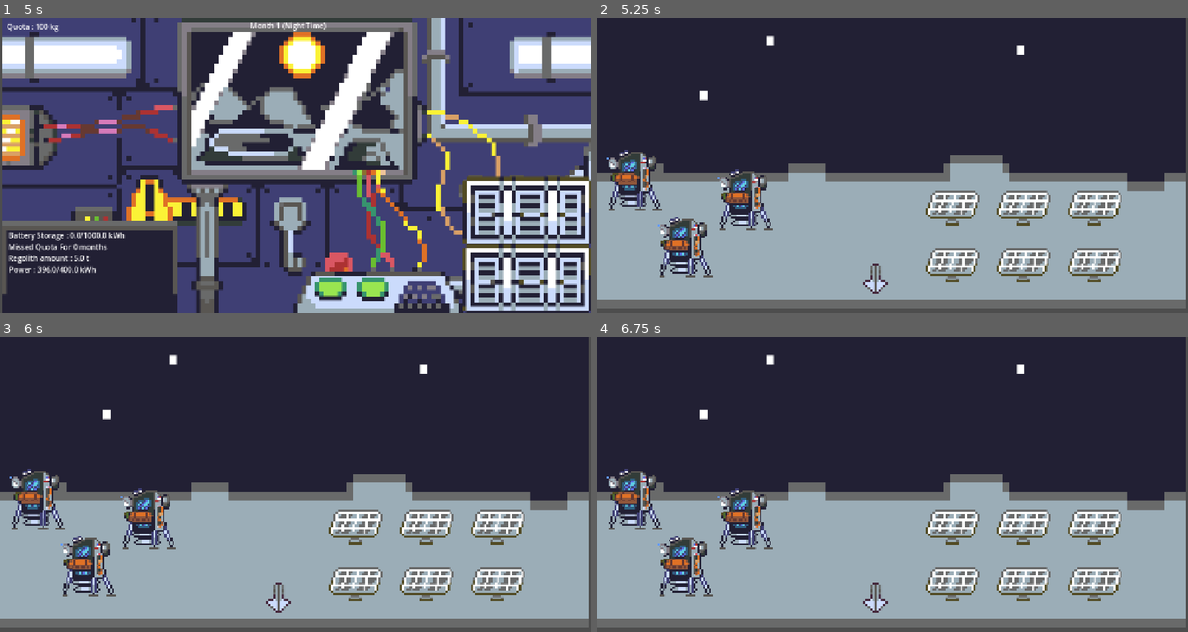
Above: before the commit, frames 1-4 (two rows, left to right).
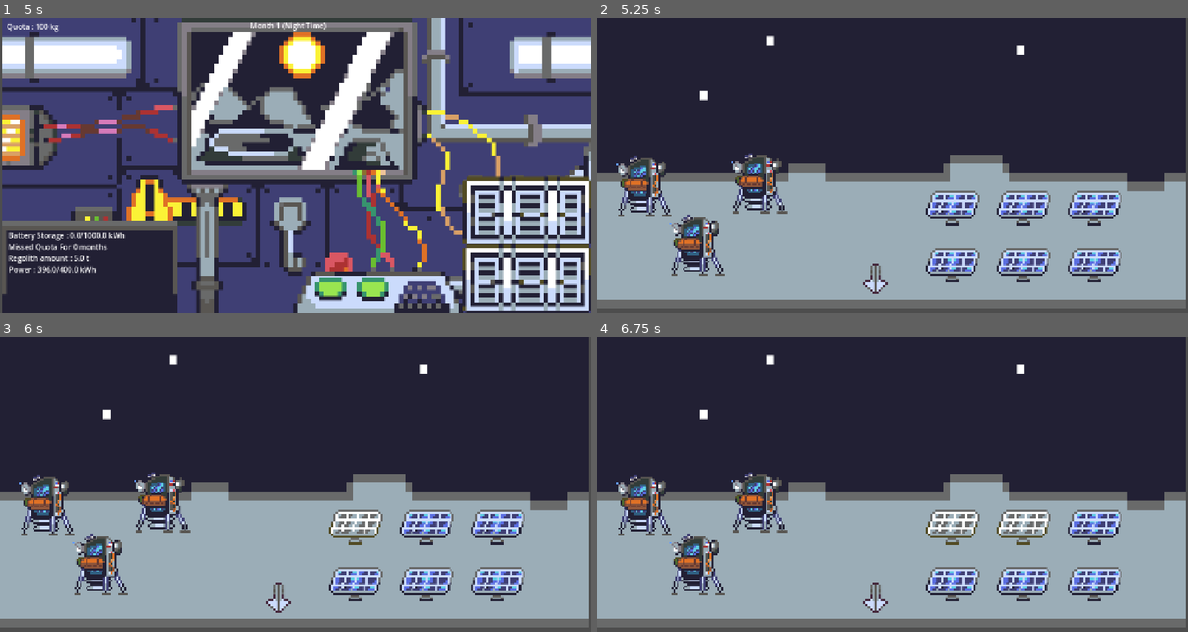
Above: after the commit, the same moments.

Repository: linhtetaye06/Game
Game: Godot game, scene res://main.tscn
Two runs of this game, one before a commit and one after it. Both use one fixed random seed, a clock stepped at 60 frames per second and the inputs below.
Inputs (mouse positions are in pixels of both pictures, inside the frame that each line leads up to):
- Up to frame 1 (5 s): click (330, 292) at 0.5 s; click (378, 292) at 1.25 s; click (330, 292) at 2 s; click (378, 292) at 2.75 s; click (330, 292) at 3.5 s; click (378, 292) at 4.25 s
- Up to frame 2 (5.25 s): tap Enter at 5 s; move the mouse to (892, 103) at 5.02 s; click (892, 103) at 5.17 s
- Up to frame 3 (6 s): click (360, 537) at 5.75 s
- Up to frame 4 (6.75 s): click (1028, 537) at 6.5 s

Frame 1 is identical in both runs. In frame 2, 8.5% of the frame differs, in the area x 1-89%, y 44-90%; in frame 3, 7.8%; in frame 4, 7.2%.

Commit message:
buttons
Added solar panel and miner on/off buttons

Diff:
--- /dev/null
+++ b/Global.gd
@@ -0,0 +1,2 @@
+extends Node
+var saved_device_states: Dictionary = {}
--- a/MainProcessing.gd
+++ b/MainProcessing.gd
@@ -3,6 +3,8 @@
 
 signal stats_updated
 
+var total_mined:float = 0.0
+
 var month:int = 1
 
 var warning_label: Label = null
@@ -36,21 +38,26 @@
 var total_missed_quotas:int = 0
 
 func _init() -> void:
-	devices = {
-		"solar_1": Device.new("Solar Panel 1", 0.0, 35.0, true),
-		"solar_2": Device.new("Solar Panel 2", 0.0, 35.0, true),
-		"solar_3": Device.new("Solar Panel 3", 0.0, 35.0, true),
-		"solar_4": Device.new("Solar Panel 4", 0.0, 35.0, true),
-		"solar_5": Device.new("Solar Panel 5", 0.0, 35.0, true),
-		"solar_6": Device.new("Solar Panel 6", 0.0, 35.0, true),
+	if GlobalData.saved_device_states.is_empty():
+		devices = {
+			"solar_1": Device.new("Solar Panel 1", 0.0, 35.0, true),
+			"solar_2": Device.new("Solar Panel 2", 0.0, 35.0, true),
+			"solar_3": Device.new("Solar Panel 3", 0.0, 35.0, true),
+			"solar_4": Device.new("Solar Panel 4", 0.0, 35.0, true),
+			"solar_5": Device.new("Solar Panel 5", 0.0, 35.0, true),
+			"solar_6": Device.new("Solar Panel 6", 0.0, 35.0, true),
 
 		"life_support": Device.new("Life Support", 9.0, 0.0, true),
 		"food": Device.new("Food Production", 90.0, 0.0, false),
-		"miner": Device.new("Regolith Miner", 20.0, 0.0, false),
+		"miner_1": Device.new("Regolith Miner", 20.0, 0.0, false),
+		"miner_2": Device.new("Regolith Miner", 20.0, 0.0, false),
+		"miner_3": Device.new("Regolith Miner", 20.0, 0.0, false),
 		"extractor": Device.new("Extractor", 100.0, 0.0, false),
 		"shielding": Device.new("Shielding",5.0,0.0,true),
 		"processor" : Device.new("Processor",250,0.0,false),
 	}
+	else :
+		devices = GlobalData.saved_device_states
 
 
 func show_screen_warning(text: String) -> void:
@@ -81,17 +88,26 @@
 	if not has_power:
 		return
 
-	if devices["miner"].device_on:
-		var mined_tonnes: float = randf_range(2.0, 5.0)
-		raw_regolith_tonnes += mined_tonnes
-		show_screen_warning(" Miner gained %.1f tonnes of regolith." % mined_tonnes)
+	var active_miners: int = 0
+
+	for i in range(1, 4):
+		var miner_key = "miner_%d" % i
+		if devices.has(miner_key) and devices[miner_key].device_on:
+			active_miners += 1
+
+	if active_miners > 0:
+		var total_mined: float = 0.0
+		for i in range(active_miners):
+			total_mined += randf_range(2.0, 5.0)
+
+	raw_regolith_tonnes += total_mined
+	show_screen_warning(" %d active miner(s) gained %.1f tonnes of regolith." % [active_miners, total_mined])
 
 	if devices["extractor"].device_on:
 		if raw_regolith_tonnes >= 1.0:
 			var consumed_raw: float = 1.0
 			raw_regolith_tonnes -= consumed_raw
 
-			# Reduces the mass by 20% (leaving 80% as pure/refined material)
 			var refined_tonnes: float = consumed_raw * 0.8
 			refined_regolith += refined_tonnes
 
@@ -230,3 +246,18 @@
 	if large_battery > max_large_battery:
 		large_battery = max_large_battery
 	stats_updated.emit()
+
+
+func set_solar_panel_state(index: int, is_on: bool) -> void:
+	var device_key = "solar_%d" % (index + 1)
+	if devices.has(device_key):
+		devices[device_key].device_on = is_on
+		GlobalData.saved_device_states = devices
+		stats_updated.emit()
+
+func set_miner_state(index: int, is_on: bool) -> void:
+	var device_key = "miner_%d" % (index + 1)
+	if devices.has(device_key):
+		devices[device_key].device_on = is_on
+		GlobalData.saved_device_states = devices
+		stats_updated.emit()
--- a/OutsideUI.tscn
+++ b/OutsideUI.tscn
@@ -4,8 +4,11 @@
 [ext_resource type="Texture2D" uid="uid://ce2eip7uy6j5a" path="res://Assests/arrow.png" id="2_jwneo"]
 [ext_resource type="Script" uid="uid://r5tcvemfidh" path="res://UIarrow.gd" id="3_tycja"]
 [ext_resource type="Texture2D" uid="uid://bgdokj6sg0ix2" path="res://Assests/solarpaneloff.png" id="4_q235v"]
+[ext_resource type="Script" uid="uid://bmdkpbo4g42ic" path="res://solarpanels.gd" id="4_u6c3f"]
 [ext_resource type="Texture2D" uid="uid://do11x2rsufjgi" path="res://Assests/solarpanelon.png" id="5_ap1yg"]
 [ext_resource type="Texture2D" uid="uid://b2j3mongw7ccw" path="res://Assests/miners.png" id="6_ap1yg"]
+[ext_resource type="Script" uid="uid://w8jhb2oyxuai" path="res://miners.gd" id="8_ahcr5"]
+[ext_resource type="Script" uid="uid://q0shobxqlr8o" path="res://MainProcessing.gd" id="8_hb7ud"]
 
 [node name="OutsideUi" type="Control" unique_id=1742708983]
 layout_mode = 3
@@ -27,73 +30,86 @@
 texture_normal = ExtResource("2_jwneo")
 script = ExtResource("3_tycja")
 
-[node name="GridContainer" type="GridContainer" parent="." unique_id=2116981308]
+[node name="SolarContainer" type="GridContainer" parent="." unique_id=2116981308 node_paths=PackedStringArray("game_backend")]
 layout_mode = 0
 offset_left = 703.0
 offset_top = 375.0
 offset_right = 1461.0
 offset_bottom = 1051.0
 columns = 3
+script = ExtResource("4_u6c3f")
+game_backend = NodePath("../GameProcessing")
+texture_on = ExtResource("5_ap1yg")
+texture_off = ExtResource("4_q235v")
 
-[node name="solarpanel1" type="TextureButton" parent="GridContainer" unique_id=1969000232]
+[node name="solarpanel1" type="TextureButton" parent="SolarContainer" unique_id=1969000232]
 custom_minimum_size = Vector2(150, 120)
 layout_mode = 2
 texture_normal = ExtResource("4_q235v")
-texture_pressed = ExtResource("5_ap1yg")
 ignore_texture_size = true
 stretch_mode = 4
 
-[node name="solarpanel2" type="TextureButton" parent="GridContainer" unique_id=368924349]
+[node name="solarpanel2" type="TextureButton" parent="SolarContainer" unique_id=368924349]
 custom_minimum_size = Vector2(150, 120)
 layout_mode = 2
 texture_normal = ExtResource("4_q235v")
-texture_pressed = ExtResource("5_ap1yg")
 ignore_texture_size = true
 stretch_mode = 4
 
-[node name="solarpanel3" type="TextureButton" parent="GridContainer" unique_id=1583845892]
+[node name="solarpanel3" type="TextureButton" parent="SolarContainer" unique_id=1583845892]
 custom_minimum_size = Vector2(150, 120)
 layout_mode = 2
 texture_normal = ExtResource("4_q235v")
-texture_pressed = ExtResource("5_ap1yg")
 ignore_texture_size = true
 stretch_mode = 4
 
-[node name="solarpanel4" type="TextureButton" parent="GridContainer" unique_id=799671783]
+[node name="solarpanel4" type="TextureButton" parent="SolarContainer" unique_id=799671783]
 custom_minimum_size = Vector2(150, 120)
 layout_mode = 2
 texture_normal = ExtResource("4_q235v")
-texture_pressed = ExtResource("5_ap1yg")
 ignore_texture_size = true
 stretch_mode = 4
 
-[node name="solarpanel5" type="TextureButton" parent="GridContainer" unique_id=1536015277]
+[node name="solarpanel5" type="TextureButton" parent="SolarContainer" unique_id=1536015277]
 custom_minimum_size = Vector2(150, 120)
 layout_mode = 2
 texture_normal = ExtResource("4_q235v")
-texture_pressed = ExtResource("5_ap1yg")
 ignore_texture_size = true
 stretch_mode = 4
 
-[node name="solarpanel6" type="TextureButton" parent="GridContainer" unique_id=406798473]
+[node name="solarpanel6" type="TextureButton" parent="SolarContainer" unique_id=406798473]
 custom_minimum_size = Vector2(150, 120)
 layout_mode = 2
 texture_normal = ExtResource("4_q235v")
-texture_pressed = ExtResource("5_ap1yg")
 ignore_texture_size = true
 stretch_mode = 4
 
-[node name="Miners" type="Sprite2D" parent="." unique_id=48871611]
-position = Vector2(83.5, 353.25)
+[node name="GameProcessing" type="Node" parent="." unique_id=1917865651]
+script = ExtResource("8_hb7ud")
+
+[node name="MinerContainer" type="Node2D" parent="." unique_id=1427738316]
+script = ExtResource("8_ahcr5")
+
+[node name="Miner1" type="TextureButton" parent="MinerContainer" unique_id=349907933]
+offset_left = 42.00001
+offset_top = 287.0
+offset_right = 344.0
+offset_bottom = 671.0
 scale = Vector2(0.4139073, 0.41015628)
-texture = ExtResource("6_ap1yg")
+texture_normal = ExtResource("6_ap1yg")
 
-[node name="Miners2" type="Sprite2D" parent="." unique_id=539781159]
-position = Vector2(324, 395)
+[node name="Miner2" type="TextureButton" parent="MinerContainer" unique_id=1371476023]
+offset_left = 157.0
+offset_top = 416.0
+offset_right = 459.0
+offset_bottom = 800.0
 scale = Vector2(0.4139073, 0.41015628)
-texture = ExtResource("6_ap1yg")
+texture_normal = ExtResource("6_ap1yg")
 
-[node name="Miners3" type="Sprite2D" parent="." unique_id=335650365]
-position = Vector2(193, 498)
+[node name="Miner3" type="TextureButton" parent="MinerContainer" unique_id=1577915578]
+offset_left = 291.0
+offset_top = 281.0
+offset_right = 593.0
+offset_bottom = 665.0
 scale = Vector2(0.4139073, 0.41015628)
-texture = ExtResource("6_ap1yg")
+texture_normal = ExtResource("6_ap1yg")
--- /dev/null
+++ b/miners.gd
@@ -0,0 +1,38 @@
+extends GridContainer
+
+@export var game_backend: MoonBaseGame
+@export var texture_on: Texture2D
+@export var texture_off: Texture2D
+
+var miner_buttons: Array[TextureButton] = []
+var miner_states: Array[bool] = []
+
+func _ready() -> void:
+	for child in get_children():
+		if child is TextureButton:
+			miner_buttons.append(child)
+
+	for i in range(miner_buttons.size()):
+		var btn = miner_buttons[i]
+		btn.pressed.connect(_on_miner_pressed.bind(i))
+
+		var device_key = "solar_%d" % (i + 1)
+		var is_on = true
+
+		if game_backend and game_backend.devices.has(device_key):
+			is_on = game_backend.devices[device_key].device_on
+
+		miner_states.append(is_on)
+		btn.texture_normal = texture_on if is_on else texture_off
+
+func _on_miner_pressed(index: int) -> void:
+	miner_states[index] = not miner_states[index]
+	var btn = miner_buttons[index]
+
+	if miner_states[index]:
+		btn.texture_normal = texture_on
+	else:
+		btn.texture_normal = texture_off
+
+	if game_backend:
+		game_backend.set_miner_state(index, miner_states[index])
--- a/project.godot
+++ b/project.godot
@@ -15,6 +15,10 @@
 config/features=PackedStringArray("4.7", "Mobile")
 config/icon="res://icon.svg"
 
+[autoload]
+
+GlobalData="*uid://bwlietfi5sv7j"
+
 [display]
 
 window/size/viewport_width=1280
--- /dev/null
+++ b/solarpanels.gd
@@ -0,0 +1,38 @@
+extends GridContainer
+
+@export var game_backend: MoonBaseGame
+@export var texture_on: Texture2D
+@export var texture_off: Texture2D
+
+var panel_buttons: Array[TextureButton] = []
+var panel_states: Array[bool] = []
+
+func _ready() -> void:
+	for child in get_children():
+		if child is TextureButton:
+			panel_buttons.append(child)
+
+	for i in range(panel_buttons.size()):
+		var btn = panel_buttons[i]
+		btn.pressed.connect(_on_panel_pressed.bind(i))
+
+		var device_key = "solar_%d" % (i + 1)
+		var is_on = true
+
+		if game_backend and game_backend.devices.has(device_key):
+			is_on = game_backend.devices[device_key].device_on
+
+		panel_states.append(is_on)
+		btn.texture_normal = texture_on if is_on else texture_off
+
+func _on_panel_pressed(index: int) -> void:
+	panel_states[index] = not panel_states[index]
+	var btn = panel_buttons[index]
+
+	if panel_states[index]:
+		btn.texture_normal = texture_on
+	else:
+		btn.texture_normal = texture_off
+
+	if game_backend:
+		game_backend.set_solar_panel_state(index, panel_states[index])
Not shown, added: Global.gd.uid
Not shown, added: miners.gd.uid
Not shown, added: solarpanels.gd.uid
